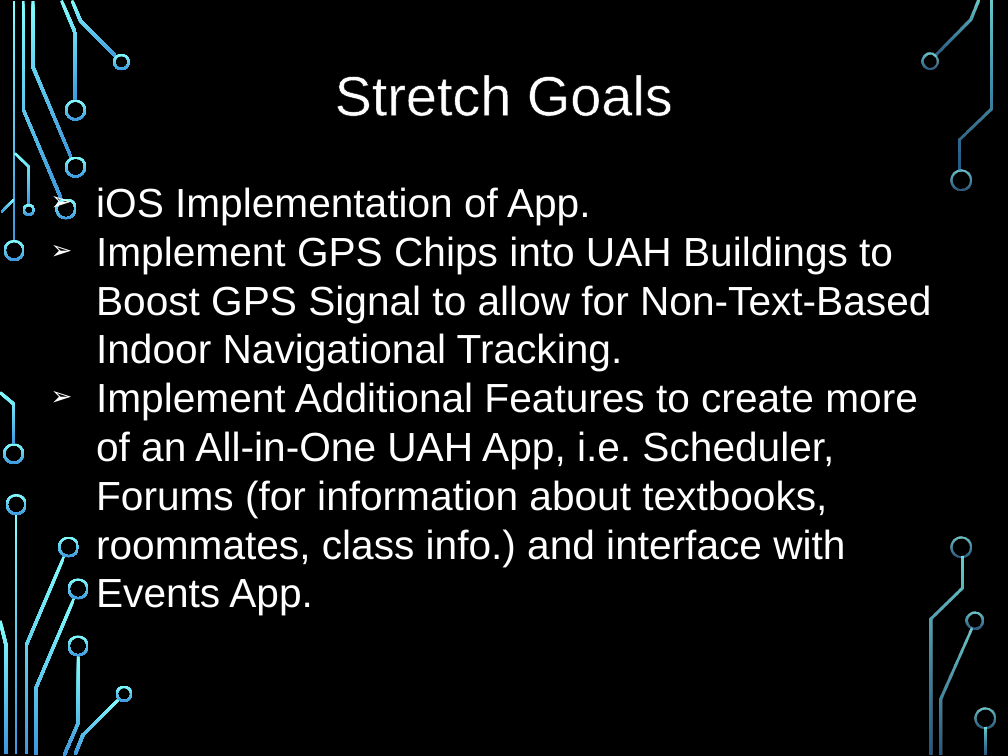
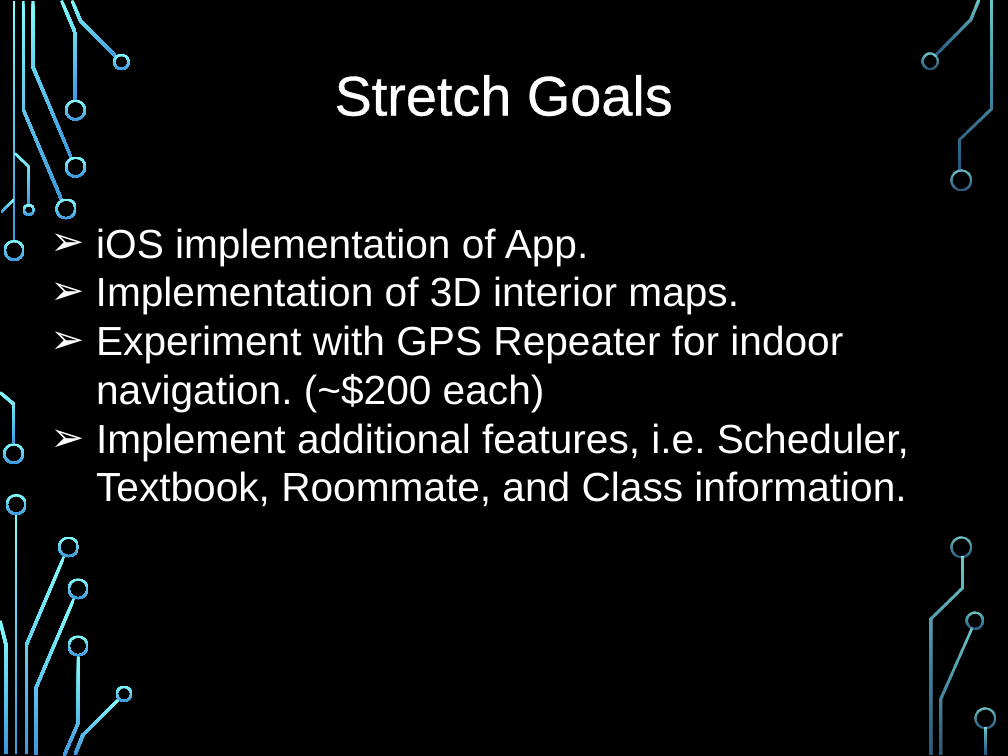
Before and after one commit to jaap15/UAH_APP, a slide deck: slide 21 of CPE495 Slides.pptx (slide 22 before the commit). Drawn at 1008x756 pixels with LibreOffice and Linux fonts; fonts in the diff are those of the drawing; background and template pictures are left out. Boxes give left, top, right and bottom in pixels: in the first picture for what was removed or moved away, otherwise in the second. Text is boxed around its words. In the diff, an @@ line names an element or a change of style, - is before the commit and + after.

```diff
--- a/CPE495 Slides.pptx
+++ b/CPE495 Slides.pptx
@@ text "Stretch Goals" at [335, 75, 673, 117]: letter outline #000000 0.75 pt to #FFFFFF 0.75 pt @@
@@ text at [96, 228, 909, 507]: text changed @@
-➢ iOS Implementation of App.
-➢ Implement GPS Chips into UAH Buildings to Boost GPS Signal to allow for Non-Text-Based Indoor Navigational Tracking.
-➢ Implement Additional Features to create more of an All-in-One UAH App, i.e. Scheduler, Forums (for information about textbooks, roommates, class info.) and interface with Events App.
+➢ iOS implementation of App.
+➢ Implementation of 3D interior maps.
+➢ Experiment with GPS Repeater for indoor navigation. (~$200 each)
+➢ Implement additional features, i.e. Scheduler, Textbook, Roommate, and Class information.
```
Also in this commit, not shown: 17 other slides changed, 3 slides added, 4 slides removed.
